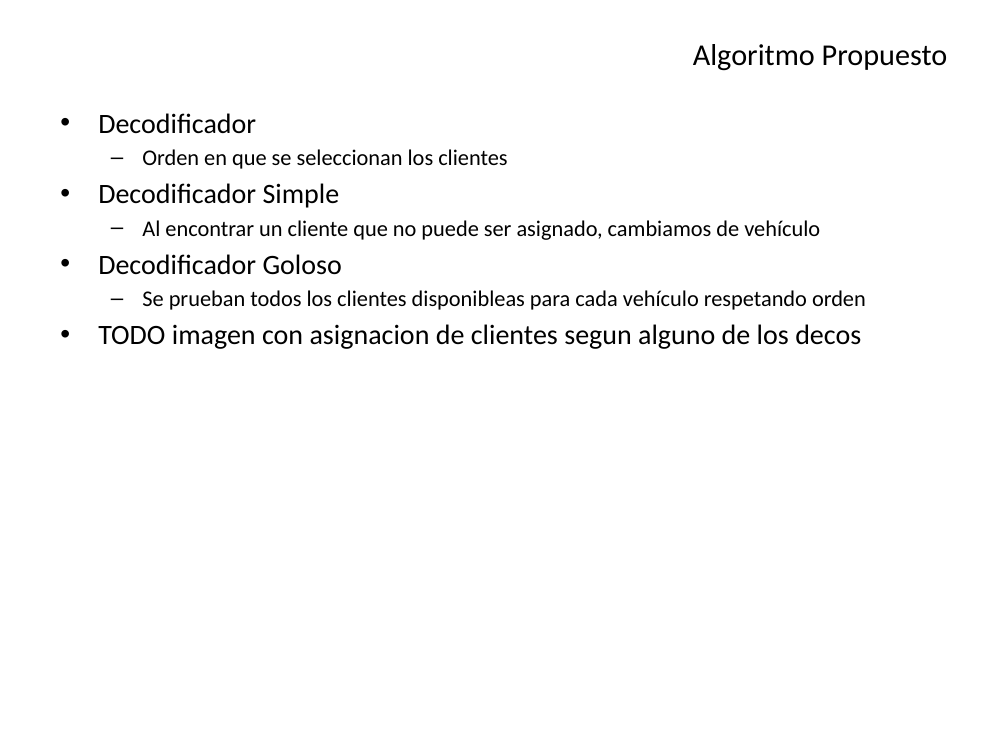
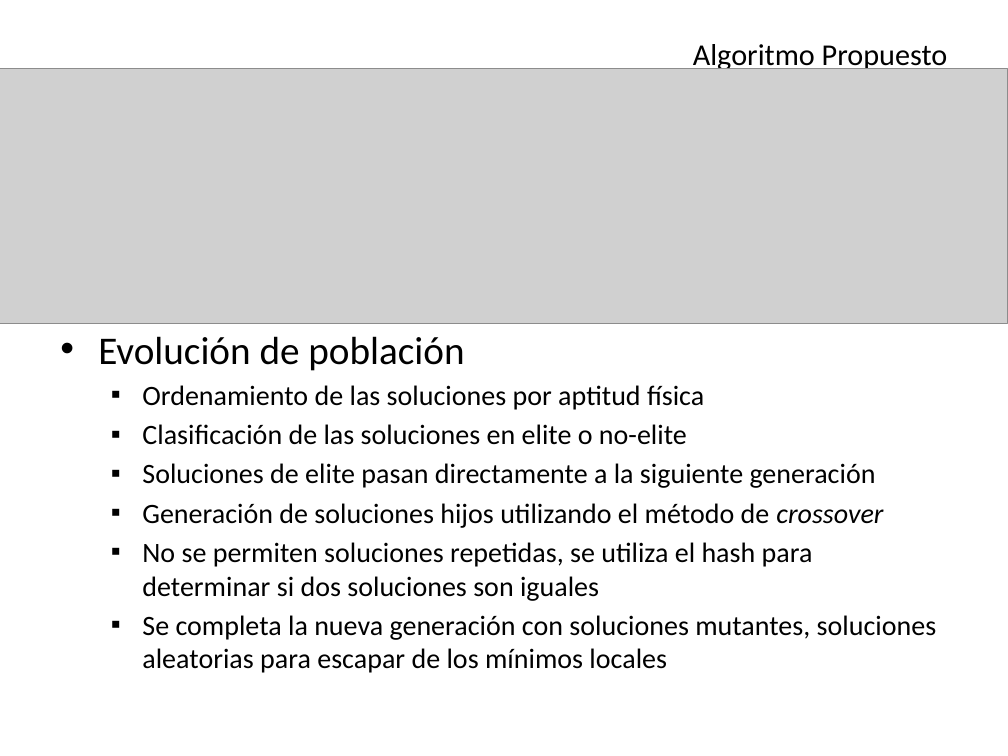
Before and after one commit to Aleitox/TopBrkga, a slide deck: slide 12 of TesisPaper/Defensa/Biased Random Key Genetic Algorithm.pptx (slide 11 before the commit). Drawn at 1008x756 pixels with LibreOffice and Linux fonts; fonts in the diff are those of the drawing; grey boxes stand for pictures. Boxes give left, top, right and bottom in pixels: in the first picture for what was removed or moved away, otherwise in the second. Text is boxed around its words. In the diff, an @@ line names an element or a change of style, - is before the commit and + after.

```diff
--- a/TesisPaper/Defensa/Biased Random Key Genetic Algorithm.pptx
+++ b/TesisPaper/Defensa/Biased Random Key Genetic Algorithm.pptx
@@ picture added at [0,69,1008,324] @@
@@ text at [98,336,937,673]: text changed; size 16 to 20 pt @@
-• Decodificador
-  – Orden en que se seleccionan los clientes
-• Decodificador Simple
-  – Al encontrar un cliente que no puede ser asignado, cambiamos de vehículo
-• Decodificador Goloso
-  – Se prueban todos los clientes disponibleas para cada vehículo respetando orden
-• TODO imagen con asignacion de clientes segun alguno de los decos
+• Evolución de población
+  ▪ Ordenamiento de las soluciones por aptitud física
+  ▪ Clasificación de las soluciones en elite o no-elite
+  ▪ Soluciones de elite pasan directamente a la siguiente generación
+  ▪ Generación de soluciones hijos utilizando el método de crossover
+  ▪ No se permiten soluciones repetidas, se utiliza el hash para determinar si dos soluciones son iguales
+  ▪ Se completa la nueva generación con soluciones mutantes, soluciones aleatorias para escapar de los mínimos locales
```
Also in this commit, not shown: 6 other slides changed, 2 slides added, 1 slide removed, 1 other file.
